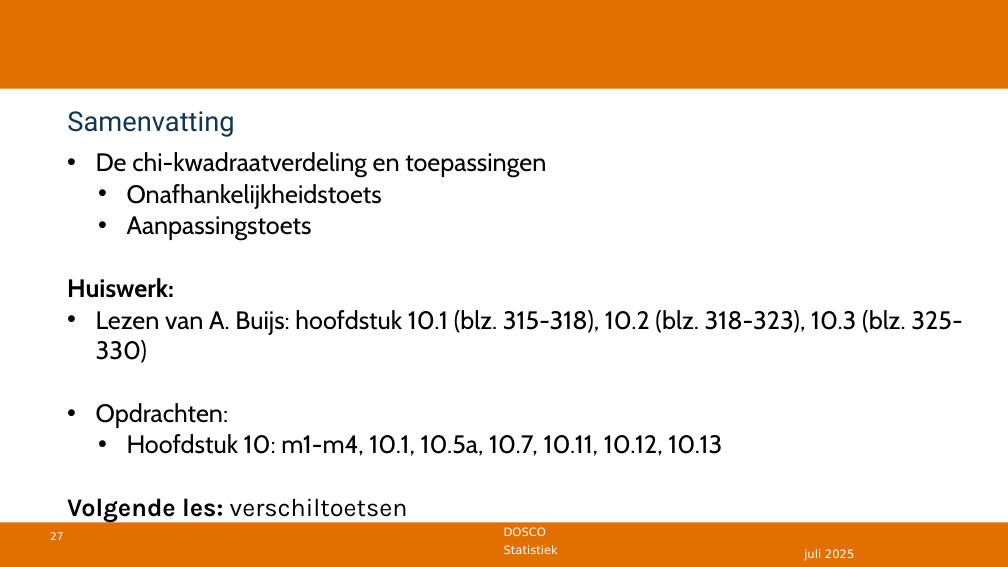
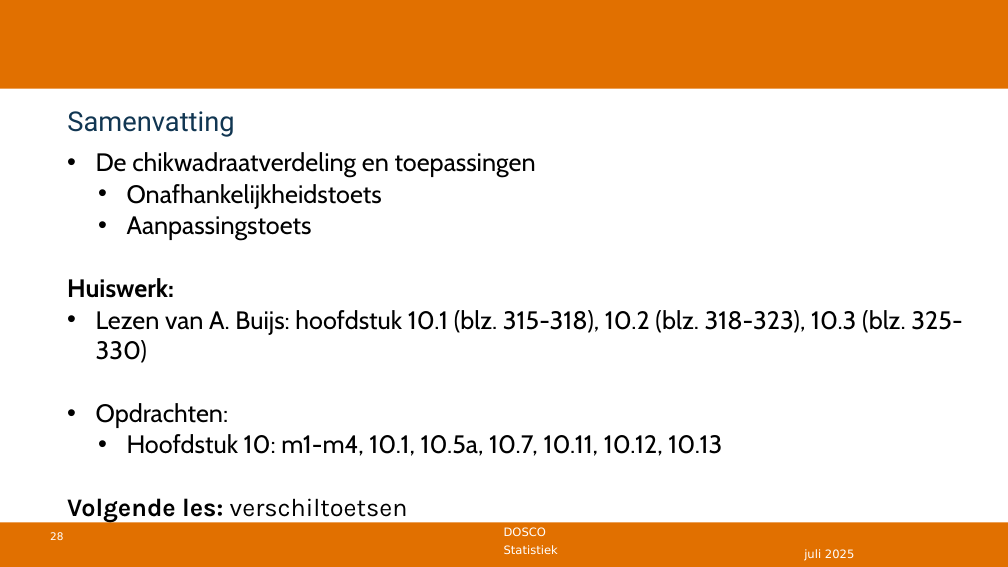
Before and after one commit to DBlom96/Statistiek, a slide deck: slide 28 of Danny/Onderwijs/Statistiek/2024-2025/Slides/Nieuwe slides/Statistiek 2024-2025 -- college 10 -- chikwadraat.pptx (slide 27 before the commit). Drawn at 1008x567 pixels with LibreOffice and Linux fonts; fonts in the diff are those of the drawing; background and template pictures are left out. Boxes give left, top, right and bottom in pixels: in the first picture for what was removed or moved away, otherwise in the second. Text is boxed around its words. In the diff, an @@ line names an element or a change of style, - is before the commit and + after.

```diff
--- a/Danny/Onderwijs/Statistiek/2024-2025/Slides/Nieuwe slides/Statistiek 2024-2025 -- college 10 -- chikwadraat.pptx
+++ b/Danny/Onderwijs/Statistiek/2024-2025/Slides/Nieuwe slides/Statistiek 2024-2025 -- college 10 -- chikwadraat.pptx
@@ text at (x1=96, y1=152, x2=536, y2=177): text changed @@
-• De chi-kwadraatverdeling en toepassingen
+• De chikwadraatverdeling en toepassingen
@@ page number at (x1=50, y1=532, x2=63, y2=540): text changed @@
-27
+28
```
Also in this commit, not shown: 10 other slides changed, 2 slides added, 1 slide removed, 8 other files.
